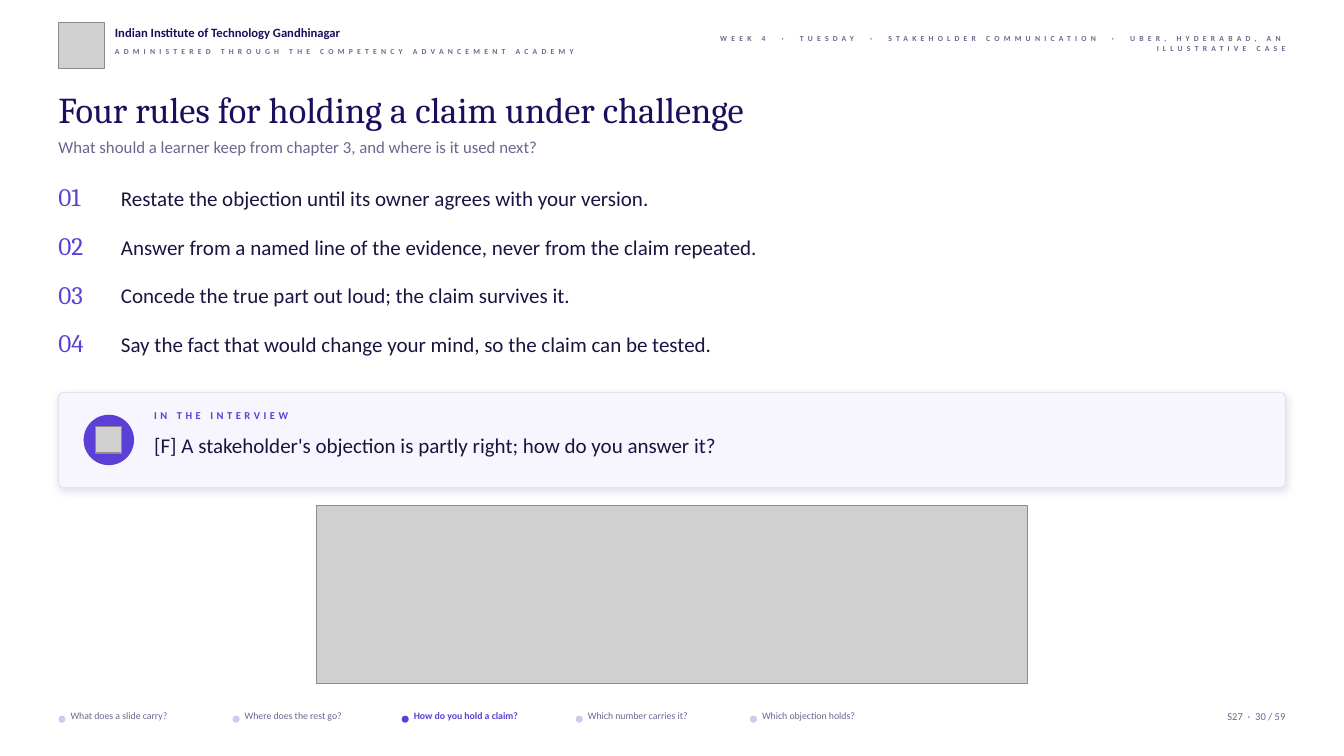
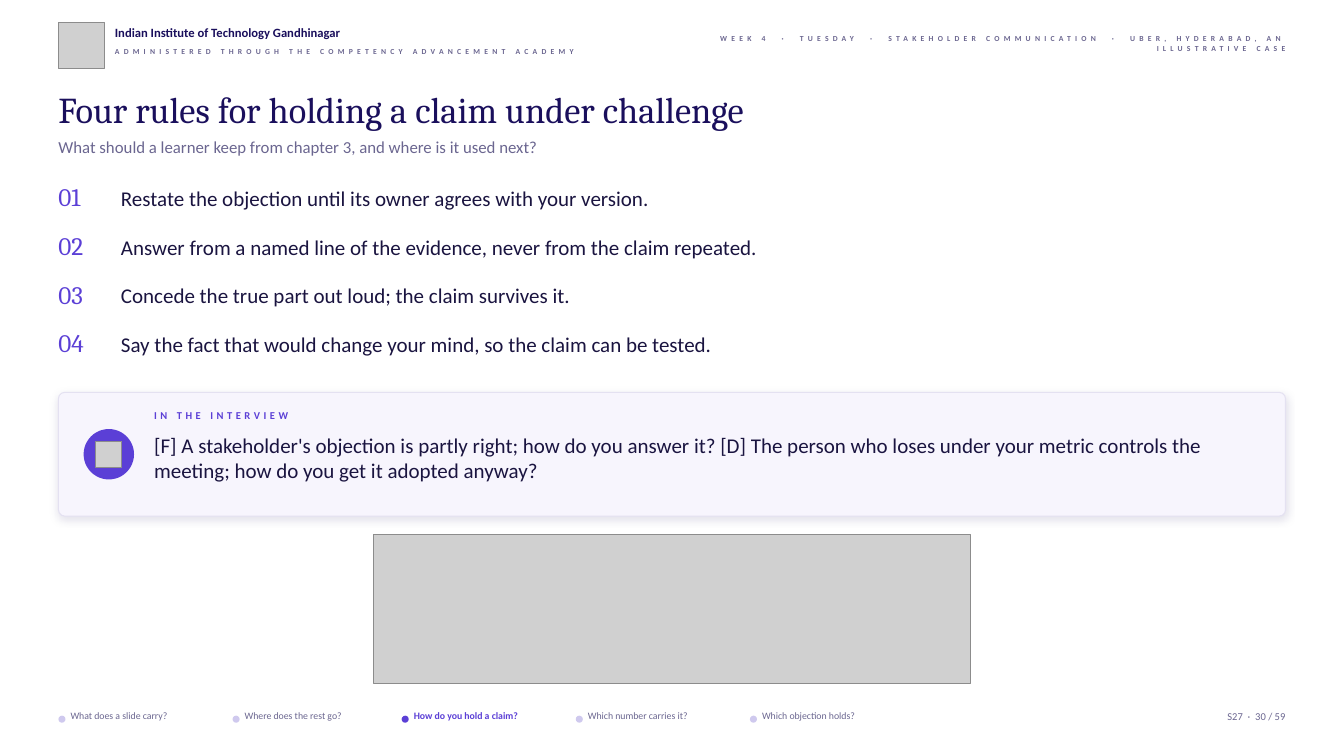
Before and after one commit to fde-academy-lab/c2-content-factory, a slide deck: slide 30 of content/W04/D2/slides/C2_W04_D02_half1_STUDENT.pptx. Drawn at 1344x756 pixels with LibreOffice and Linux fonts; fonts in the diff are those of the drawing; grey boxes stand for pictures; background and template pictures are left out. Boxes give left, top, right and bottom in pixels: in the first picture for what was removed or moved away, otherwise in the second. Text is boxed around its words. In the diff, an @@ line names an element or a change of style, - is before the commit and + after.

```diff
--- a/content/W04/D2/slides/C2_W04_D02_half1_STUDENT.pptx
+++ b/content/W04/D2/slides/C2_W04_D02_half1_STUDENT.pptx
@@ rounded rectangle: place and size @@
-rounded rectangle at box(58, 392, 1286, 487)
+rounded rectangle at box(58, 392, 1286, 516)
@@ ellipse: place and size @@
-ellipse at box(84, 415, 134, 466)
+ellipse at box(84, 430, 134, 480)
@@ picture: place and size @@
-picture at box(96, 427, 122, 454)
+picture at box(96, 442, 122, 468)
@@ text at box(154, 438, 1200, 482): text changed @@
-[F] A stakeholder's objection is partly right; how do you answer it?
+[F] A stakeholder's objection is partly right; how do you answer it? [D] The person who loses under your metric controls the meeting; how do you get it adopted anyway?
@@ picture: place and size @@
-picture at box(317, 506, 1027, 684)
+picture at box(374, 534, 971, 684)
```
Also in this commit, not shown: 4 other slides changed, 17 other files.
